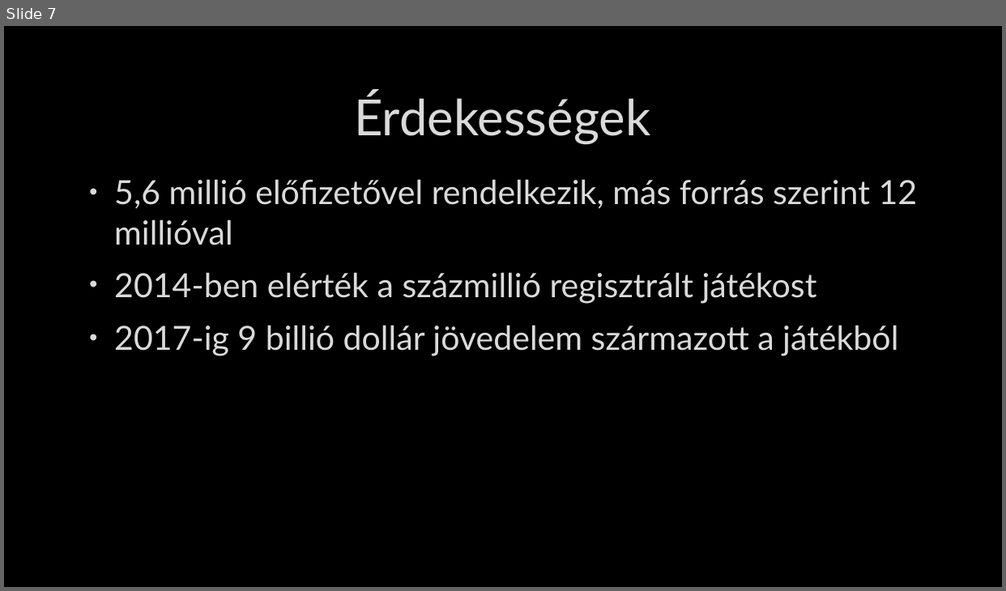
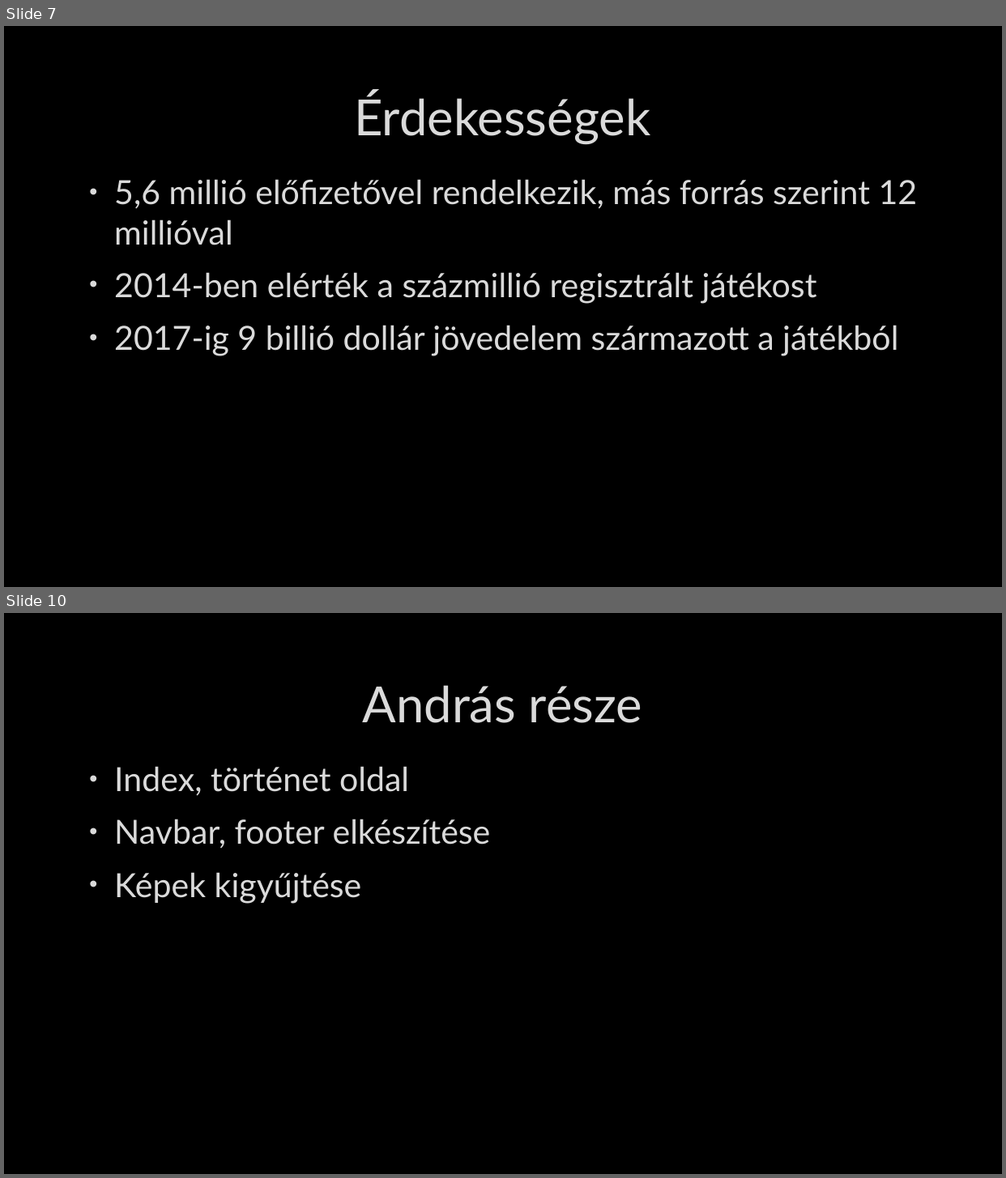
Before and after one commit to sariandras/WOW-project, a slide deck: wow.pptx. Shown one above the other, each under a label of ours: slide 7 before the commit, slides 7 and 10 after it; the slides between them are not shown. The pictures are 1006x591 and 1006x1178 pixels, drawn with LibreOffice and Linux fonts; fonts in the diff are those of the drawing; background and template pictures are left out. Boxes give left, top, right and bottom in pixels: in the first picture for what was removed or moved away, otherwise in the second. Text is boxed around its words. In the diff, an @@ line names an element or a change of style, - is before the commit and + after.

```diff
--- a/wow.pptx
+++ b/wow.pptx
@@ slide 10 added at (4, 613, 1002, 1174), background picture (left out) @@
@@ title added at (363, 685, 642, 723), 48 pt, text #DADADA @@
+András része
@@ text added at (114, 766, 491, 904), 32 pt, text #DADADA @@
+• Index, történet oldal
+• Navbar, footer elkészítése
+• Képek kigyűjtése
```
Also in this commit, not shown: 2 slides changed, 3 other slides added.
